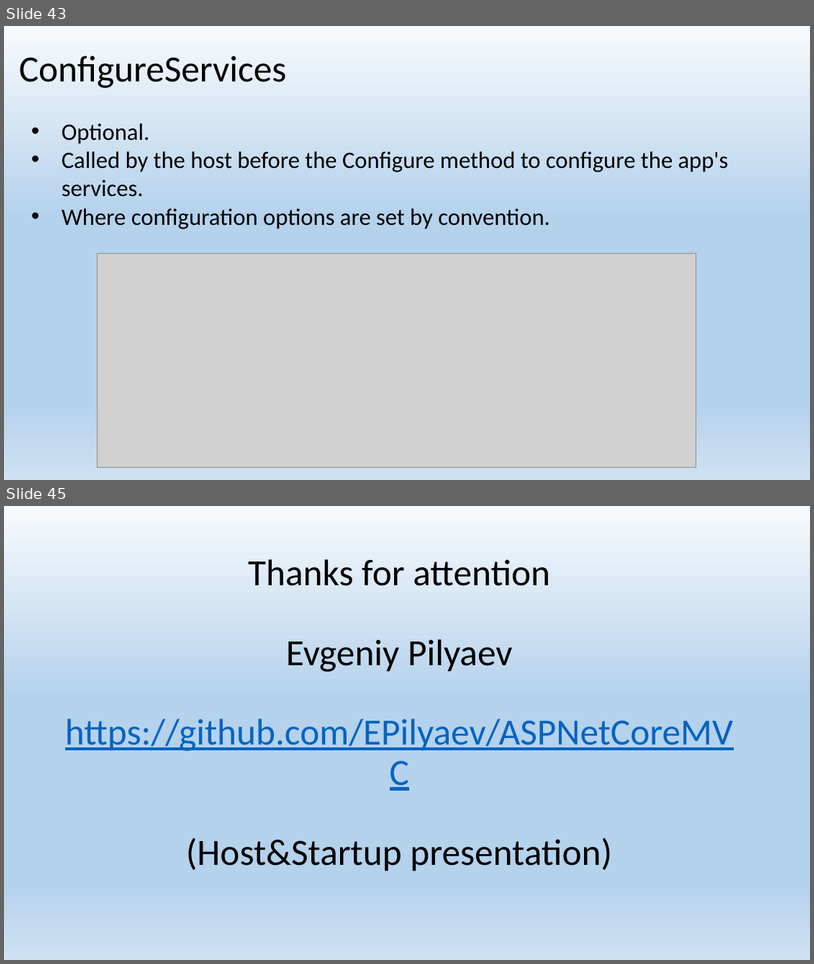
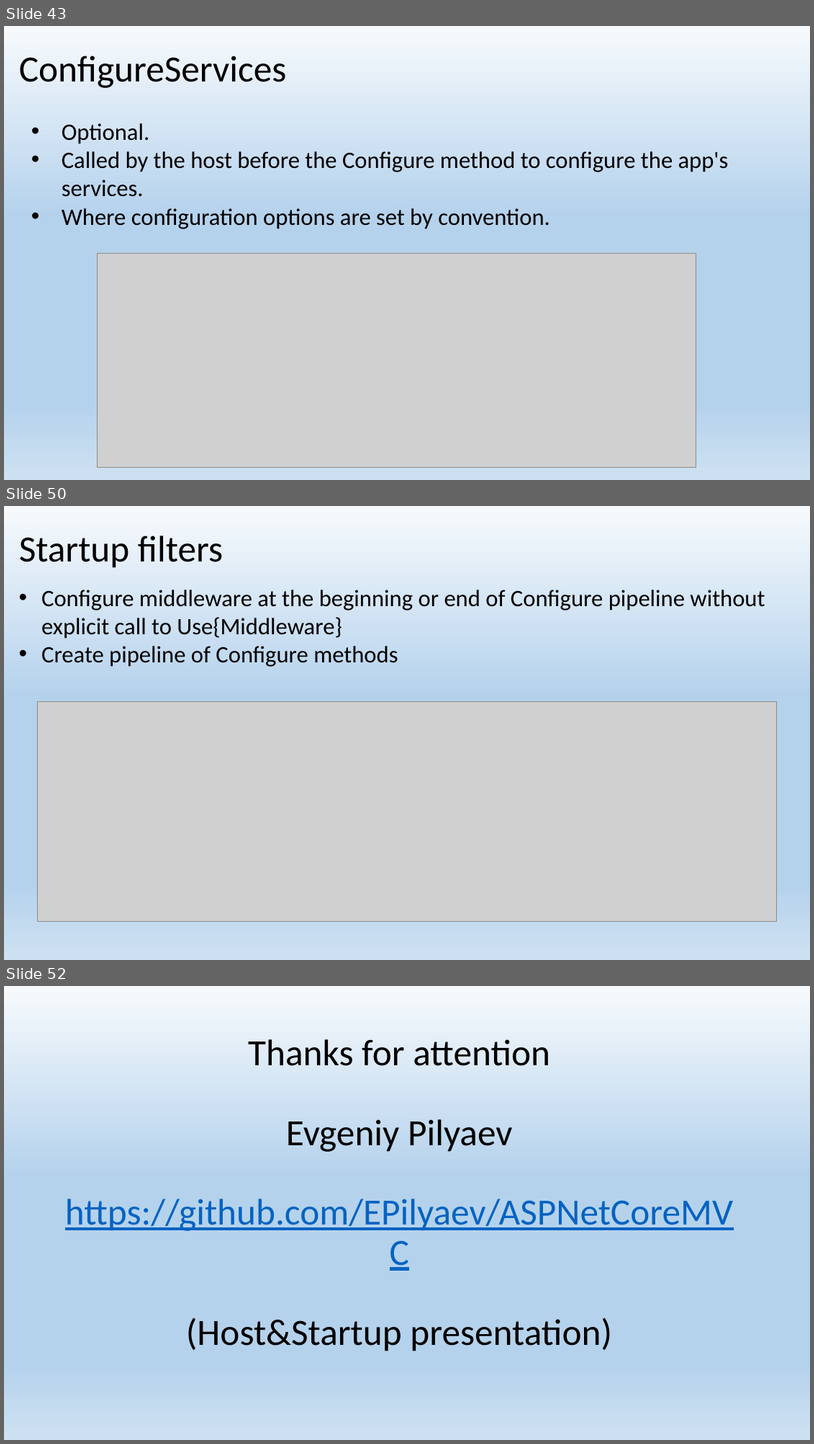
Before and after one commit to EPilyaev/ASPNetCoreMVC, a slide deck: Host&Startup.pptx. Shown one above the other, each under a label of ours: slides 43 and 45 before the commit, slides 43, 50 and 52 after it; the slides between them are not shown. The pictures are 814x964 and 814x1444 pixels, drawn with LibreOffice and Linux fonts; fonts in the diff are those of the drawing; grey boxes stand for pictures. Boxes give left, top, right and bottom in pixels: in the first picture for what was removed or moved away, otherwise in the second. Text is boxed around its words. In the diff, an @@ line names an element or a change of style, - is before the commit and + after.

Commit message:
Finish Startup slides

```diff
--- a/Host&Startup.pptx
+++ b/Host&Startup.pptx
@@ slide 50 added at (4,506,810,960), background gradient #F7FAFD to #B5D2EC to #CEE1F2 @@
@@ title added at (19,536,223,568), 44 pt, text #000000 @@
+Startup filters
@@ text added at (41,590,765,667), 28 pt, text #000000 @@
+• Configure middleware at the beginning or end of Configure pipeline without explicit call to Use{Middleware}
+• Create pipeline of Configure methods
@@ picture added at (37,701,777,921) @@
@@ what was slide 45 is now slide 52 @@
```
Also in this commit, not shown: 7 other slides added, 1 slide removed, 4 other files.
